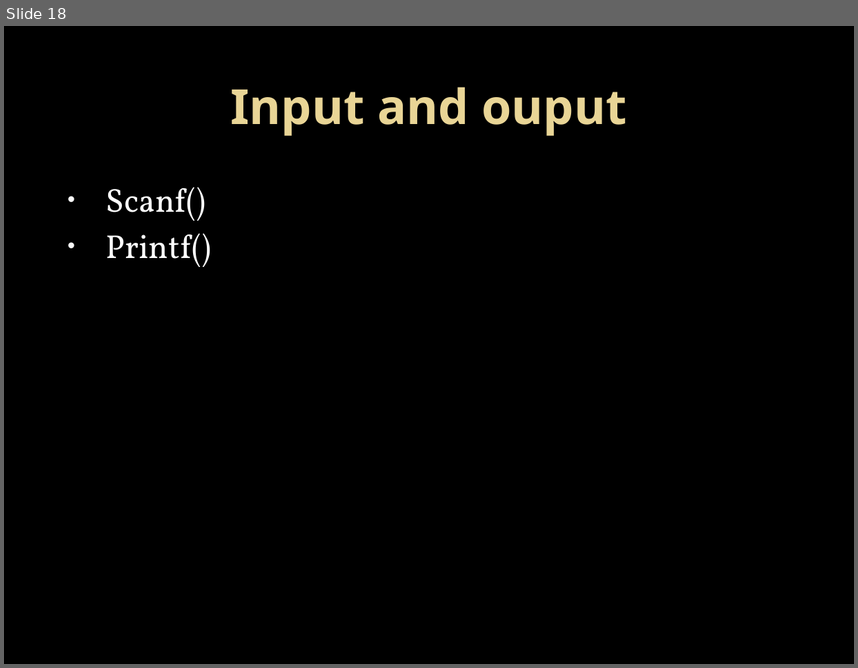
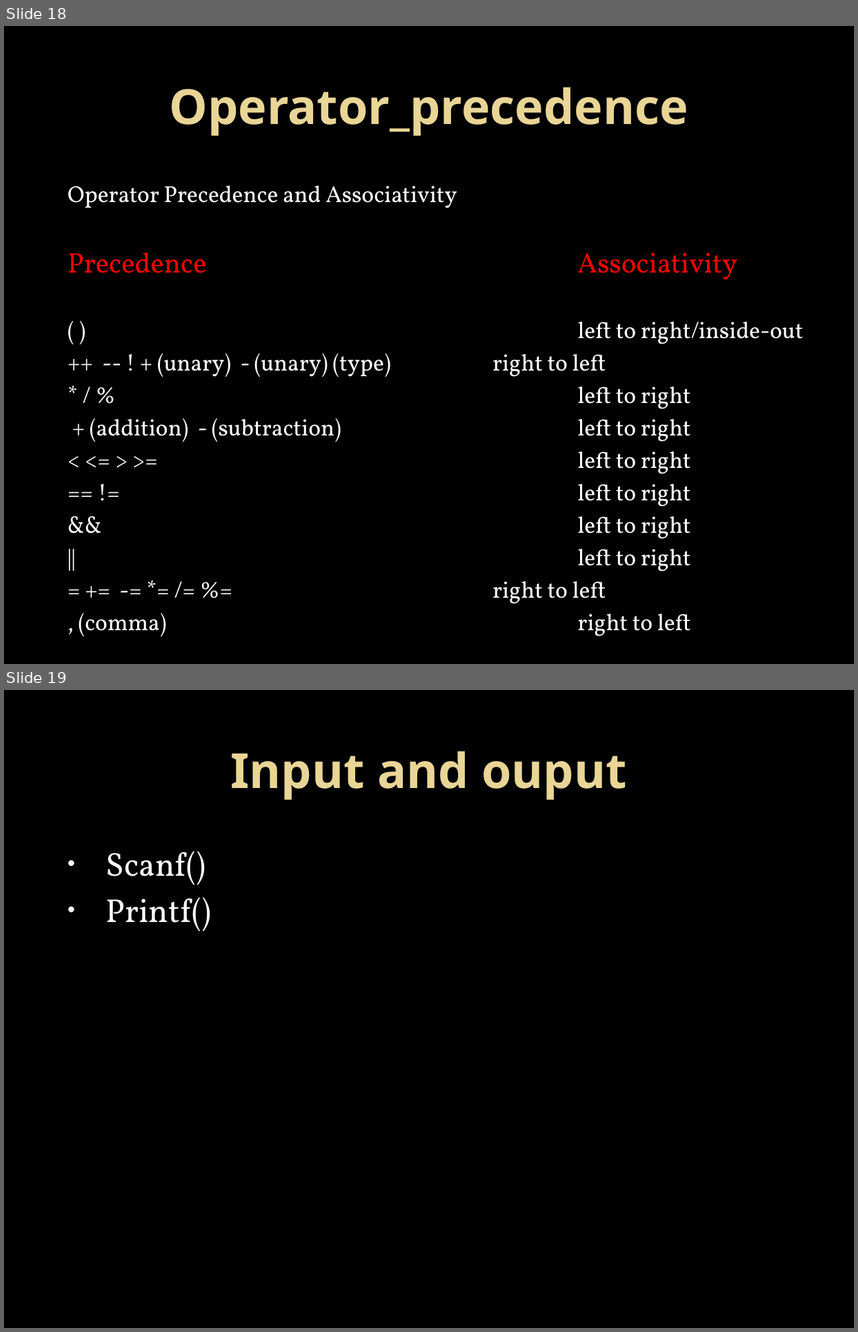
Before and after one commit to Mahesh-7/C_Programs, a slide deck: PPT/Intro_C_Program.pptx. Shown one above the other, each under a label of ours: slide 18 before the commit, slides 18 and 19 after it. The pictures are 858x668 and 858x1332 pixels, drawn with LibreOffice and Linux fonts; fonts in the diff are those of the drawing; background and template pictures are left out. Boxes give left, top, right and bottom in pixels: in the first picture for what was removed or moved away, otherwise in the second. Text is boxed around its words. In the diff, an @@ line names an element or a change of style, - is before the commit and + after.

```diff
--- a/PPT/Intro_C_Program.pptx
+++ b/PPT/Intro_C_Program.pptx
@@ slide 18 added at box(4, 26, 854, 664), background picture (left out) @@
@@ title added at box(169, 87, 688, 136), 41 pt, text gradient #EAD696 to #E7D081, bold @@
+Operator_precedence
@@ text added at box(67, 185, 804, 636), 19.6 pt, text #FFFFFF @@
+Operator Precedence and Associativity
+Precedence Associativity
+( ) left to right/inside‐out
+++ ‐‐ ! + (unary) ‐ (unary) (type) right to left
+* / % left to right
++ (addition) ‐ (subtraction) left to right
+< <= > >= left to right
+== != left to right
+&& left to right
+|| left to right
+= += ‐= *= /= %= right to left
+, (comma) right to left
@@ what was slide 18 is now slide 19 @@
```
